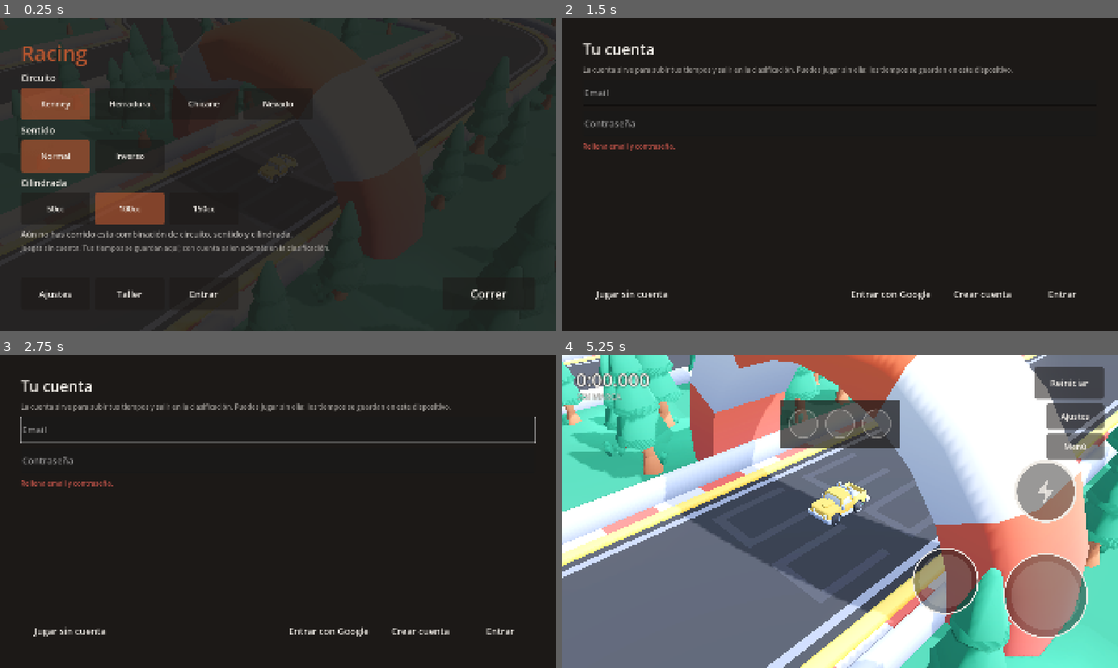
Above: before the commit, frames 1-4 (two rows, left to right).
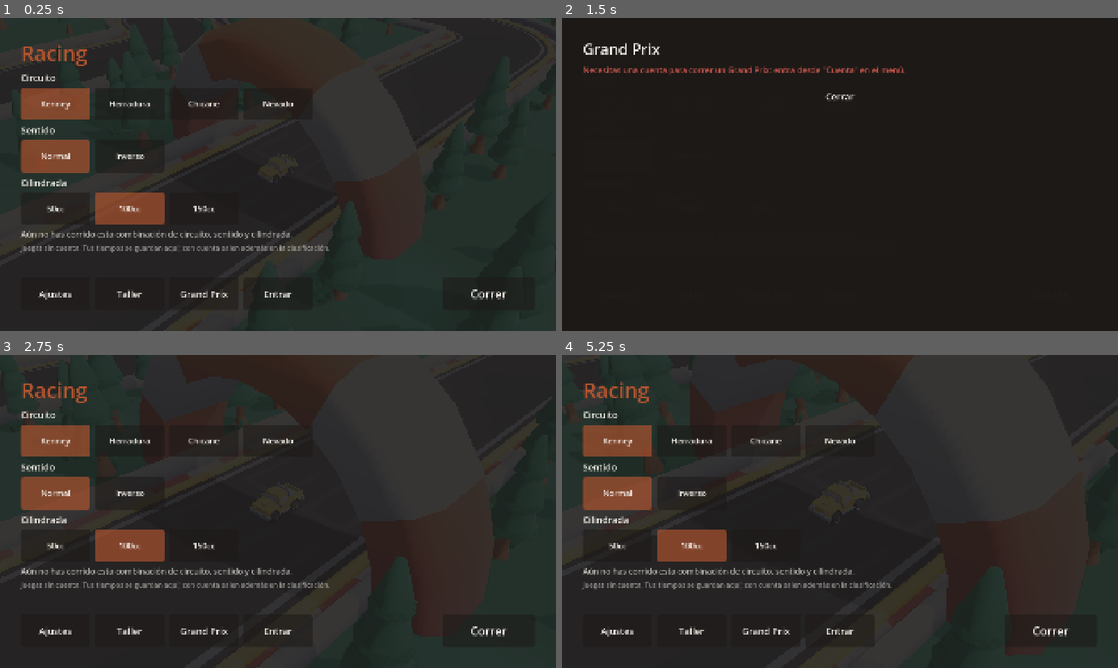
Above: after the commit, the same moments.

Repository: msalejandrojose/core
Game: Godot game, scene res://scenes/main.tscn
Two runs of this game, one before a commit and one after it. Both use one fixed random seed, a clock stepped at 60 frames per second and the inputs below.
Inputs (mouse positions are in pixels of both pictures, inside the frame that each line leads up to):
- Up to frame 1 (0.25 s): no input
- Up to frame 2 (1.5 s): click (767, 293) at 0.5 s, where only the run after the commit has a clickable "Grand Prix"; click "Correr" at 1.25 s
- Up to frame 3 (2.75 s): click (278, 433) at 2 s, where only the run after the commit has a clickable "Cerrar"
- Up to frame 4 (5.25 s): click "Normal" at 2.75 s; click "Normal" at 3.5 s; click (634, 630) at 4.25 s, where only the run before the commit has a clickable "Jugar sin cuenta"; click (1062, 630) at 5 s, where only the run after the commit has a clickable "Cerrar"

The runs differ from the first frame. In frame 1, 0.2% of the frame differs, in the area x 32-53%, y 87-90%; in frame 2, 2.3%; in frame 3, 38%; in frame 4, 99%, in the area x 0-100%, y 0-100%.

Commit message:
feat(racing): correr un Grand Prix desde el cliente Godot (TASK-250)
Encadena los circuitos de un Grand Prix sin volver al menú principal
entre manga y manga, con resultado parcial al terminar cada una y
resultado final + clasificación al terminar la última.

- RacingApi: llamadas a los 5 endpoints de Grand Prix (listar, detalle,
  arrancar/reanudar intento, subir manga, clasificación).
- RaceDirector gana un modo Grand Prix: arranca el layout que se le
  da (vía TrackCache, TASK-245 — no el del catálogo/menú), y mientras
  dura no toca RaceRecords/LapQueue (esa manga no compite en el
  leaderboard normal) ni dispara comparación de sector contra un
  récord que no viene a cuento. El sentido de cada manga sale del slug
  del servidor, no de la preferencia guardada del jugador. Un cambio
  de ajustes a mitad no reconstruye desde el catálogo; volver al menú
  (terminar o abandonar, TASK-247 permite reanudar después) lo deja
  todo como estaba y avisa por señal a quien esté escuchando.
- Nueva pantalla grand_prix_screen.gd: elegir Grand Prix, entre mangas
  muestra el tiempo y un botón a la siguiente, al final el total y la
  clasificación. Botón "Grand Prix" nuevo en el menú principal.

Co-Authored-By: Claude Sonnet 5 <noreply@anthropic.com>

Diff:
--- /dev/null
+++ b/apps/game/scenes/ui/grand-prix-screen.tscn
@@ -0,0 +1,6 @@
+[gd_scene load_steps=2 format=3]
+
+[ext_resource type="Script" path="res://scripts/ui/grand_prix_screen.gd" id="1_grand_prix"]
+
+[node name="GrandPrixScreen" type="CanvasLayer"]
+script = ExtResource("1_grand_prix")
--- a/apps/game/scripts/net/racing_api.gd
+++ b/apps/game/scripts/net/racing_api.gd
@@ -71,3 +71,31 @@
 ## Público: hace falta hasta sin cuenta, todo el mundo pisa el mismo hielo.
 func terrain_effects():
 	return await Api.get_json("/racing/terrain-effects", false)
+
+
+# --- Grand Prix (TASK-250) -----------------------------------------------------
+
+func grand_prix_list():
+	return await Api.get_json("/racing/grand-prix")
+
+
+## Un Grand Prix con sus circuitos en orden (id, slug y nombre de cada uno) —
+## hace falta para resolver a qué manga corresponde `nextTrackId`.
+func grand_prix(id: String):
+	return await Api.get_json("/racing/grand-prix/%s" % id)
+
+
+## Devuelve el intento IN_PROGRESS de este jugador si ya había uno (se
+## reanuda, TASK-247), o crea uno nuevo.
+func grand_prix_start_or_resume(id: String):
+	return await Api.post_json("/racing/grand-prix/%s/attempts" % id, {})
+
+
+func grand_prix_submit_stage(id: String, track_id: String, duration_ms: int):
+	return await Api.post_json(
+		"/racing/grand-prix/%s/stages/%s/result" % [id, track_id],
+		{"durationMs": duration_ms})
+
+
+func grand_prix_leaderboard(id: String, limit: int = 20):
+	return await Api.get_json("/racing/grand-prix/%s/leaderboard?limit=%d" % [id, limit])
--- a/apps/game/scripts/race/race_director.gd
+++ b/apps/game/scripts/race/race_director.gd
@@ -10,6 +10,15 @@
 ## Luces encendidas de `LIGHT_COUNT`. Al llegar a todas, sale el GO.
 signal countdown_changed(lights_on: int, total: int)
 signal countdown_finished()
+## Una manga de Grand Prix ha cruzado meta (TASK-250). No se toca el
+## leaderboard normal ni `RaceRecords`: quien orquesta el Grand Prix decide
+## qué pasa con el tiempo.
+signal grand_prix_stage_completed(duration_ms: int)
+## Se ha vuelto al menú estando en Grand Prix, terminado o abandonado a
+## mitad. Igual de seguro en los dos casos: el servidor conserva el intento
+## en curso si queda a medias (TASK-247, se reanuda la próxima vez), y quien
+## esté escuchando (la pantalla de Grand Prix) sabe que tiene que cerrarse.
+signal grand_prix_ended()
 
 const LIGHT_COUNT := 3
 ## Intervalo entre luces. La cuenta dura un intervalo más que luces hay: las
@@ -70,6 +79,13 @@
 ## repetir `TrackCatalog.by_id`.
 var _layout: TrackCatalog.Layout
 
+## Vacío = modo normal. Con Grand Prix en curso (TASK-250), `_on_lap_completed`
+## no toca `RaceRecords`/`LapQueue` (esa manga no compite en el leaderboard
+## normal, es una clasificación aparte) y `_on_settings_changed` no reconstruye
+## desde `TrackCatalog` — el layout activo es el de la manga, no el del menú.
+var _grand_prix_id: String = ""
+var _grand_prix_reverse: bool = false
+
 
 func _ready() -> void:
 	vehicle = get_node(vehicle_path)
@@ -79,6 +95,10 @@
 	main_menu = get_node(main_menu_path)
 	race_hud = get_node(race_hud_path)
 	touch_controls = get_node(touch_controls_path)
+
+	# Sin `@export`: quien abre la pantalla de Grand Prix se instancia fuera
+	# de este árbol y necesita encontrar al director sin conocer su ruta.
+	add_to_group("race_director")
 
 	main_menu.play_pressed.connect(_on_play_pressed)
 
@@ -173,6 +193,37 @@
 	track_builder.build(_layout)
 	lap_timer.rescan()
 	_apply_car_loadout()
+
+
+## Arranca una manga de Grand Prix (TASK-250): construye el layout dado — que
+## puede venir de `TrackCache`, no del catálogo local — en vez del circuito
+## elegido en el menú. `reversed` es propio de la manga (viene del slug del
+## servidor), no toca la preferencia guardada del jugador.
+func start_grand_prix_stage(
+	grand_prix_id: String,
+	layout: TrackCatalog.Layout,
+	reversed: bool,
+) -> void:
+	_grand_prix_id = grand_prix_id
+	_grand_prix_reverse = reversed
+	_layout = layout
+	track_builder.build(_layout)
+	lap_timer.rescan()
+	_apply_car_loadout()
+
+	main_menu.close()
+	race_hud.visible = true
+	touch_controls.visible = true
+	restart()
+	set_process(true)
+
+
+func in_grand_prix() -> bool:
+	return _grand_prix_id != ""
+
+
+func _effective_reverse() -> bool:
+	return _grand_prix_reverse if in_grand_prix() else GameSettings.reverse
 
 
 ## Pone en `Vehicle` la parte del coche que NO cambia frame a frame: el coche
@@ -200,9 +251,10 @@
 func restart() -> void:
 	# La salida es la línea de meta. En sentido inverso, mirando al otro lado:
 	# el circuito es el mismo, se recorre al revés.
+	var reversed := _effective_reverse()
 	vehicle.position = track_builder.start_position
-	vehicle.reset_to_start(track_builder.start_yaw + (PI if GameSettings.reverse else 0.0))
-	lap_timer.set_reversed(GameSettings.reverse)
+	vehicle.reset_to_start(track_builder.start_yaw + (PI if reversed else 0.0))
+	lap_timer.set_reversed(reversed)
 	view.snap()
 	VehicleInput.release()
 	begin_countdown()
@@ -212,6 +264,16 @@
 ## Con un menú delante la salida se congela: la cuenta atrás no puede correr
 ## detrás de una pantalla, y el coche no puede salir sin que lo estén viendo.
 func open_menu() -> void:
+	# Volver al menú a mitad de un Grand Prix es abandonarlo: el intento se
+	# queda IN_PROGRESS en el servidor (TASK-247, se puede reanudar), y aquí
+	# solo hace falta soltar el layout de la manga y avisar a quien esté
+	# escuchando (la pantalla de Grand Prix, para que se cierre sola).
+	if in_grand_prix():
+		_grand_prix_id = ""
+		_grand_prix_reverse = false
+		rebuild_track()
+		grand_prix_ended.emit()
+
 	set_process(false)
 	VehicleInput.locked = true
 	# También los controles: los pedales se dibujan siempre, y sin esconderlos
@@ -230,7 +292,10 @@
 
 
 func _on_settings_changed() -> void:
-	rebuild_track()
+	# En Grand Prix el layout activo es el de la manga, no el del menú: no se
+	# reconstruye desde `TrackCatalog` (ver comentario de `_grand_prix_id`).
+	if not in_grand_prix():
+		rebuild_track()
 	restart()
 	# Cambiar de circuito desde el menú no debe soltar el coche: se reconstruye
 	# la pista para verla de fondo, pero la salida sigue congelada.
@@ -243,6 +308,13 @@
 
 
 func _on_sector_completed(sector: int, split_ms: int) -> void:
+	# Sin referencia con la que comparar: el récord del circuito elegido en el
+	# menú no tiene nada que ver con la manga de Grand Prix que se está
+	# corriendo.
+	if in_grand_prix():
+		sector_delta.emit(sector, 0, false)
+		return
+
 	var reference := RaceRecords.best_splits(record_key())
 	if sector >= reference.size():
 		sector_delta.emit(sector, 0, false)
@@ -252,6 +324,10 @@
 
 
 func _on_lap_completed(duration_ms: int, splits_ms: Array) -> void:
+	if in_grand_prix():
+		grand_prix_stage_completed.emit(duration_ms)
+		return
+
 	if RaceRecords.submit(record_key(), duration_ms, splits_ms):
 		record_beaten.emit(duration_ms)
 
--- /dev/null
+++ b/apps/game/scripts/ui/grand_prix_screen.gd
@@ -0,0 +1,284 @@
+extends CanvasLayer
+
+## Correr un Grand Prix (TASK-250): elegir uno, encadenar sus circuitos sin
+## volver al menú principal entre manga y manga, con resultado parcial al
+## terminar cada una y resultado final + clasificación al terminar la última.
+##
+## Requiere cuenta: el intento vive en el servidor por jugador, igual que el
+## taller.
+##
+## Se queda viva (oculta) durante toda la carrera de cada manga: la pantalla
+## de carreras (`RaceDirector`) la tapa, y reaparece al cruzar meta para
+## mostrar el resultado. Por eso no se destruye entre mangas, solo al volver
+## de verdad al menú.
+
+signal closed()
+
+var _column: VBoxContainer
+var _status: Label
+var _director: RaceDirector
+
+var _busy: bool = false
+
+## Grand Prix elegido: {id, slug, name, isActive, stages:[{trackId, trackSlug, trackName, order}]}.
+var _gp: Dictionary = {}
+## Manga que se acaba de correr, para poder reintentar el envío si falla.
+var _current_track_id: String = ""
+
+
+func _ready() -> void:
+	layer = 9
+	_director = get_tree().get_first_node_in_group("race_director")
+	_director.grand_prix_stage_completed.connect(_on_stage_completed)
+	# Cubre tanto abandonar a mitad como el "Menú" del resultado final: los
+	# dos vuelven al menú desde Grand Prix, y `open_menu()` es quien decide
+	# cuándo emitir esto (ver `RaceDirector`).
+	_director.grand_prix_ended.connect(close_screen)
+
+	_build_shell()
+
+	if not Session.is_logged_in():
+		_show_locked()
+		return
+
+	_load_list()
+
+
+func _build_shell() -> void:
+	var backdrop := ColorRect.new()
+	backdrop.color = UiTheme.ink_alpha(0.985)
+	backdrop.set_anchors_preset(Control.PRESET_FULL_RECT)
+	add_child(backdrop)
+
+	var margin := MarginContainer.new()
+	margin.set_anchors_preset(Control.PRESET_FULL_RECT)
+	for side in ["left", "right", "top", "bottom"]:
+		margin.add_theme_constant_override("margin_" + side, 72)
+	add_child(margin)
+
+	_column = VBoxContainer.new()
+	_column.add_theme_constant_override("separation", 16)
+	margin.add_child(_column)
+
+	_column.add_child(_title("Grand Prix"))
+
+	_status = _label("Cargando…")
+	_column.add_child(_status)
+
+
+func _show_locked() -> void:
+	_status.text = "Necesitas una cuenta para correr un Grand Prix: entra desde \"Cuenta\" en el menú."
+	_status.add_theme_color_override("font_color", UiTheme.BAD)
+	_add_close_button()
+
+
+func close_screen() -> void:
+	closed.emit()
+	queue_free()
+
+
+# --- Elegir Grand Prix ---------------------------------------------------------
+
+func _load_list() -> void:
+	var response = await RacingApi.grand_prix_list()
+	if not response.ok or not (response.data is Array):
+		_fail("No se pudo cargar la lista de Grand Prix.")
+		return
+
+	_status.text = "Elige un Grand Prix:"
+
+	var items: Array = response.data
+	if items.is_empty():
+		_column.add_child(_label("Todavía no hay ningún Grand Prix activo."))
+	else:
+		for item in items:
+			if item is Dictionary:
+				_column.add_child(_gp_row(item))
+
+	_add_close_button()
+
+
+func _gp_row(item: Dictionary) -> HBoxContainer:
+	var row := HBoxContainer.new()
+	row.add_theme_constant_override("separation", 16)
+
+	var stage_count: int = (item.get("stages", []) as Array).size()
+	var label := _label("%s — %d circuitos" % [str(item.get("name", "?")), stage_count])
+	label.size_flags_horizontal = Control.SIZE_EXPAND_FILL
+	row.add_child(label)
+
+	var play := UiTheme.make_button("Correr", Vector2(160, 88), UiTheme.FONT_SM)
+	var gp_id: String = str(item.get("id", ""))
+	play.pressed.connect(func() -> void: _start_or_resume(gp_id))
+	row.add_child(play)
+
+	return row
+
+
+func _start_or_resume(gp_id: String) -> void:
+	if _busy:
+		return
+	_busy = true
+	_status.text = "Cargando circuito…"
+
+	var gp_response = await RacingApi.grand_prix(gp_id)
+	var attempt_response = await RacingApi.grand_prix_start_or_resume(gp_id)
+
+	_busy = false
+
+	if not gp_response.ok or not (gp_response.data is Dictionary) \
+		or not attempt_response.ok or not (attempt_response.data is Dictionary):
+		_fail("No se pudo arrancar el Grand Prix. Comprueba la conexión e inténtalo de nuevo.")
+		return
+
+	_gp = gp_response.data
+	await _play_stage(str(attempt_response.data.get("nextTrackId", "")))
+
+
+# --- Correr una manga -----------------------------------------------------------
+
+func _play_stage(track_id: String) -> void:
+	var stage := _stage_by_track_id(track_id)
+	if stage.is_empty():
+		_fail("No se encontró la siguiente manga.")
+		return
+
+	_status.text = "Descargando %s…" % str(stage.get("trackName", ""))
+
+	var slug: String = str(stage.get("trackSlug", ""))
+	var layout: TrackCatalog.Layout = await TrackCache.get_or_fetch(slug)
+	if layout == null:
+		_fail("No se pudo descargar el circuito. Comprueba la conexión e inténtalo de nuevo.")
+		return
+
+	_current_track_id = track_id
+	# El sentido de la manga es del servidor (va en el slug), no la
+	# preferencia guardada del jugador — ver `TASK-247`/seed-racing.ts.
+	var reversed := slug.contains("-rev-") or slug.ends_with("-rev")
+
+	visible = false
+	_director.start_grand_prix_stage(str(_gp.get("id", "")), layout, reversed)
+
+
+func _stage_by_track_id(track_id: String) -> Dictionary:
+	for stage in (_gp.get("stages", []) as Array):
+		if stage is Dictionary and str(stage.get("trackId", "")) == track_id:
+			return stage
+	return {}
+
+
+# --- Entre mangas y resultado final ---------------------------------------------
+
+func _on_stage_completed(duration_ms: int) -> void:
+	# El coche sigue "vivo" al cruzar meta: sin esto seguiría respondiendo al
+	# mando detrás de la pantalla de resultado.
+	VehicleInput.locked = true
+	visible = true
+
+	_clear_column()
+	_column.add_child(_title("Grand Prix"))
+	_status = _label("Subiendo el resultado…")
+	_column.add_child(_status)
+
+	var response = await RacingApi.grand_prix_submit_stage(
+		str(_gp.get("id", "")), _current_track_id, duration_ms)
+
+	if not response.ok or not (response.data is Dictionary):
+		_status.text = "No se pudo subir el resultado de la manga."
+		_status.add_theme_color_override("font_color", UiTheme.BAD)
+		var retry := UiTheme.make_button("Reintentar")
+		retry.pressed.connect(func() -> void: _on_stage_completed(duration_ms))
+		_column.add_child(retry)
+		return
+
+	var attempt: Dictionary = response.data
+	var next_track_id := str(attempt.get("nextTrackId", ""))
+
+	if next_track_id == "":
+		await _show_final_result(attempt)
+	else:
+		_show_stage_result(duration_ms, next_track_id)
+
+
+func _show_stage_result(duration_ms: int, next_track_id: String) -> void:
+	_clear_column()
+	_column.add_child(_title("Manga completada"))
+
+	var time_label := _label("Tiempo: %s" % _format_ms(duration_ms))
+	time_label.add_theme_color_override("font_color", UiTheme.CLAY)
+	_column.add_child(time_label)
+
+	var next_stage := _stage_by_track_id(next_track_id)
+	var next_button := UiTheme.make_button(
+		"Siguiente: %s" % str(next_stage.get("trackName", "")))
+	next_button.pressed.connect(func() -> void: _play_stage(next_track_id))
+	_column.add_child(next_button)
+
+
+func _show_final_result(attempt: Dictionary) -> void:
+	_clear_column()
+	_column.add_child(_title("Grand Prix completado"))
+
+	var total := int(attempt.get("totalDurationMs", 0))
+	var total_label := _label("Tiempo total: %s" % _format_ms(total))
+	total_label.add_theme_color_override("font_color", UiTheme.CLAY)
+	_column.add_child(total_label)
+
+	var leaderboard_response = await RacingApi.grand_prix_leaderboard(str(_gp.get("id", "")))
+	if leaderboard_response.ok and leaderboard_response.data is Dictionary:
+		var entries: Array = leaderboard_response.data.get("entries", [])
+		for entry in entries:
+			if entry is Dictionary:
+				_column.add_child(_label("#%s  %s  %s" % [
+					str(entry.get("position", "")),
+					str(entry.get("displayName", "")),
+					_format_ms(int(entry.get("totalDurationMs", 0))),
+				]))
+
+	# No hace falta cerrar la pantalla aquí a mano: `open_menu()` detecta que
+	# sigue en Grand Prix y emite `grand_prix_ended`, que ya está conectado a
+	# `close_screen`.
+	var menu_button := UiTheme.make_button("Menú")
+	menu_button.pressed.connect(_director.open_menu)
+	_column.add_child(menu_button)
+
+
+# --- Piezas -----------------------------------------------------------------------
+
+func _fail(message: String) -> void:
+	_status.text = message
+	_status.add_theme_color_override("font_color", UiTheme.BAD)
+	_add_close_button()
+
+
+func _add_close_button() -> void:
+	var close := UiTheme.make_button("Cerrar")
+	close.pressed.connect(close_screen)
+	_column.add_child(close)
+
+
+func _clear_column() -> void:
+	for child in _column.get_children():
+		child.free()
+
+
+func _title(text: String) -> Label:
+	var label := Label.new()
+	label.text = text
+	label.add_theme_font_size_override("font_size", UiTheme.FONT_XL)
+	label.add_theme_color_override("font_color", UiTheme.BONE)
+	return label
+
+
+func _label(text: String) -> Label:
+	var label := Label.new()
+	label.text = text
+	label.autowrap_mode = TextServer.AUTOWRAP_WORD_SMART
+	label.add_theme_font_size_override("font_size", UiTheme.FONT_SM)
+	label.add_theme_color_override("font_color", UiTheme.BONE)
+	return label
+
+
+func _format_ms(ms: int) -> String:
+	var script := load("res://scripts/ui/race_hud.gd")
+	return script.format_ms(ms)
--- a/apps/game/scripts/ui/main_menu.gd
+++ b/apps/game/scripts/ui/main_menu.gd
@@ -145,6 +145,9 @@
 	row.add_child(_button("Taller", 240, func() -> void:
 		add_child(load("res://scenes/ui/workshop-screen.tscn").instantiate())))
 
+	row.add_child(_button("Grand Prix", 240, func() -> void:
+		add_child(load("res://scenes/ui/grand-prix-screen.tscn").instantiate())))
+
 	_account_button = _button("Cuenta", 240, _open_account)
 	row.add_child(_account_button)
 
--- /dev/null
+++ b/apps/game/tests/grand_prix_flow_test.gd
@@ -0,0 +1,137 @@
+extends Node
+
+const TestEnv := preload("res://tests/test_env.gd")
+
+## Prueba del modo Grand Prix en RaceDirector (TASK-250):
+##
+##     godot --headless --quit-after 800 res://tests/grand_prix_flow_test.tscn
+##
+## Cubre lo que no se puede ver a simple vista: que arranca el layout que se
+## le da (no el del catálogo/menú), que no toca el leaderboard normal al
+## cruzar meta, que un cambio de ajustes a mitad no lo pisa, y que volver al
+## menú lo deja todo como estaba.
+
+var _failures := 0
+var _now: int = 0
+var _stage_durations: Array = []
+var _records: Array = []
+var _deltas: Array = []
+var _ended := 0
+
+
+## Checkpoints y tema distintos del circuito por defecto del menú
+## (kenney-01: 3 checkpoints), para poder comprobar que ajustes no lo pisa.
+func _gp_layout() -> TrackCatalog.Layout:
+	var path: Array[Vector2i] = [
+		Vector2i(0, 0), Vector2i(0, 1), Vector2i(0, 2),
+		Vector2i(-1, 2), Vector2i(-1, 1), Vector2i(-1, 0),
+	]
+	return TrackCatalog.Layout.new(
+		"gp-stage", "Manga de prueba", path, 5, TrackTheme.Kind.MEADOW, 1.0, {})
+
+
+func _ready() -> void:
+	TestEnv.reset()
+
+	var main: Node = load("res://scenes/main.tscn").instantiate()
+	add_child(main)
+	await get_tree().physics_frame
+
+	var timer: LapTimer = main.get_node("LapTimer")
+	var director: RaceDirector = main.get_node("RaceDirector")
+
+	director.set_process(false)
+	VehicleInput.locked = false
+	timer.auto_start_on_throttle = false
+	director.grand_prix_stage_completed.connect(func(d): _stage_durations.append(d))
+	director.record_beaten.connect(func(d): _records.append(d))
+	director.sector_delta.connect(func(cp, d, has): _deltas.append([cp, d, has]))
+	director.grand_prix_ended.connect(func(): _ended += 1)
+	timer.clock = func() -> int: return _now
+
+	_test_arranca_layout_propio(director, timer)
+	_test_no_toca_leaderboard_normal(director, timer)
+	_test_ajustes_no_pisa_el_layout(director, timer)
+	_test_menu_termina_el_modo(director, timer)
+	_test_pantalla_sin_sesion()
+
+	if _failures == 0:
+		print("\nOK")
+		get_tree().quit(0)
+	else:
+		print("\nFALLOS: %d" % _failures)
+		get_tree().quit(1)
+
+
+func _test_arranca_layout_propio(director: RaceDirector, timer: LapTimer) -> void:
+	director.start_grand_prix_stage("gp-1", _gp_layout(), false)
+
+	_check(director.in_grand_prix(), true, "arrancar una manga entra en modo Grand Prix")
+	_check_eq(timer.sector_count(), 6, "usa el layout de la manga (5 checkpoints + meta), no el del menú")
+
+
+func _test_no_toca_leaderboard_normal(director: RaceDirector, timer: LapTimer) -> void:
+	var key := director.record_key()
+	RaceRecords.clear(key)
+	_records.clear()
+	_stage_durations.clear()
+	_deltas.clear()
+
+	timer.start()
+	for i in 5:
+		_now += 2000
+		timer.cross_checkpoint(i)
+	_now += 2000
+	timer.cross_finish()
+
+	_check_eq(_stage_durations, [12000], "emite grand_prix_stage_completed con el tiempo")
+	_check_eq(_records.size(), 0, "no se guarda como récord normal")
+	_check(not RaceRecords.has_best(key), true, "el circuito del menú se queda sin marca")
+	_check(_deltas[0][2], false, "sin referencia posible: el récord del menú no compara con la manga")
+
+
+func _test_ajustes_no_pisa_el_layout(director: RaceDirector, timer: LapTimer) -> void:
+	GameSettings.set_control_scheme(GameSettings.ControlScheme.TAP)
+	GameSettings.set_control_scheme(GameSettings.ControlScheme.WHEEL)
+
+	_check(director.in_grand_prix(), true, "sigue en modo Grand Prix tras cambiar ajustes")
+	_check_eq(timer.sector_count(), 6, "el layout de la manga sigue montado")
+
+
+func _test_menu_termina_el_modo(director: RaceDirector, timer: LapTimer) -> void:
+	director.open_menu()
+
+	_check(director.in_grand_prix(), false, "volver al menú sale del modo Grand Prix")
+	_check_eq(_ended, 1, "avisa de que el Grand Prix ha terminado")
+	_check_eq(timer.sector_count(), 4, "el circuito vuelve a ser el del menú (kenney-01: 3 checkpoints)")
+
+
+## Solo humo: que la pantalla se instancie sin reventar y detecte que no hay
+## sesión, sin llegar a tocar la red (eso es cosa de la pantalla real jugada
+## a mano, no de un arnés headless).
+func _test_pantalla_sin_sesion() -> void:
+	Session.access_token = ""
+
+	var screen: CanvasLayer = load("res://scenes/ui/grand-prix-screen.tscn").instantiate()
+	add_child(screen)
+
+	var label: Label = screen._status
+	_check(label.text.contains("cuenta"), true, "sin sesión, pide cuenta en vez de listar")
+
+	screen.queue_free()
+
+
+func _check(got, want, label: String) -> void:
+	_report(got == want, label, want, got)
+
+
+func _check_eq(got, want, label: String) -> void:
+	_report(got == want, label, want, got)
+
+
+func _report(ok: bool, label: String, want, got) -> void:
+	if ok:
+		print("  ok   %s" % label)
+	else:
+		print("  FALLA %s — esperado %s, obtenido %s" % [label, want, got])
+		_failures += 1
--- /dev/null
+++ b/apps/game/tests/grand_prix_flow_test.tscn
@@ -0,0 +1,6 @@
+[gd_scene load_steps=2 format=3]
+
+[ext_resource type="Script" path="res://tests/grand_prix_flow_test.gd" id="1_grand_prix_flow"]
+
+[node name="Test" type="Node"]
+script = ExtResource("1_grand_prix_flow")
Not shown, added: apps/game/scripts/ui/grand_prix_screen.gd.uid
Not shown, added: apps/game/tests/grand_prix_flow_test.gd.uid
